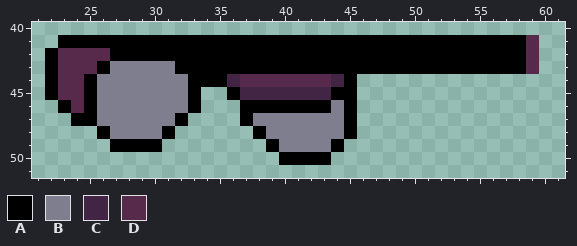
Pixel-art sprite -- Assets/Sprites/Guns/Shotgun_Purple.png. This is how it looked before the edit.
The file is 64x64 pixels. Shown: x 21..61, y 40..51.
Palette (. is transparent): A #000000  B #7e7e8f  C #422445  D #57294b
Pixels before, first column x 22:
41 .AAAAAAAAAAAAAAAAAAAAAAAAAAAAAAAAAAAAD
42 ADDDDAAAAAAAAAAAAAAAAAAAAAAAAAAAAAAAAD
43 ADDDABBBBBAAAAAAAAAAAAAAAAAAAAAAAAAAAD
44 ADDABBBBBBBAAACDDDDDDDCA..............
45 ADDABBBBBBBA..ACCCCCCCAA..............
46 .ADABBBBBBBA...AAAAAAABA..............
47 ..AABBBBBBA....ABBBBBBBA..............
48 ....ABBBBA......ABBBBBBA..............
49 .....AAAA........ABBBBA...............
50 ..................AAAA................
After the commit:
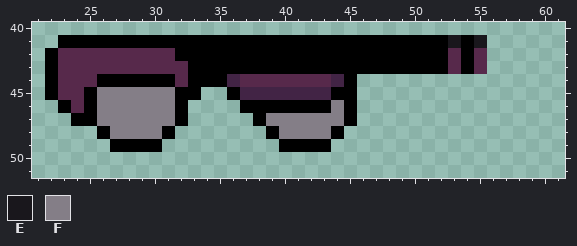
Colours new in this view: E #19171c  F #847e87
Commit message: shotgun changes, bemmy color changes
From old to new:
Changed rows in their new state; - is an unchanged pixel.
first column x 25:
41 ----------------------------E-E....
42 --DDDDD---------------------D-D....
43 -DDDDDDD--------------------D-D....
44 DAAAAAAD---------------------------
45 -FFFFFFA---------------------------
46 -FFFFFFA.----------F---------------
47 -FFFFFF-----.AFFFFFF---------------
48 --FFFF-------.AFFFFA.--------------
49 --------------.AAAA.---------------
50 ---------------....----------------
Boxes around the changes in both pictures, in picture pixels (x1, y1, x2, y2):
changed: (448, 35, 539, 74)
changed: (84, 48, 357, 165)
